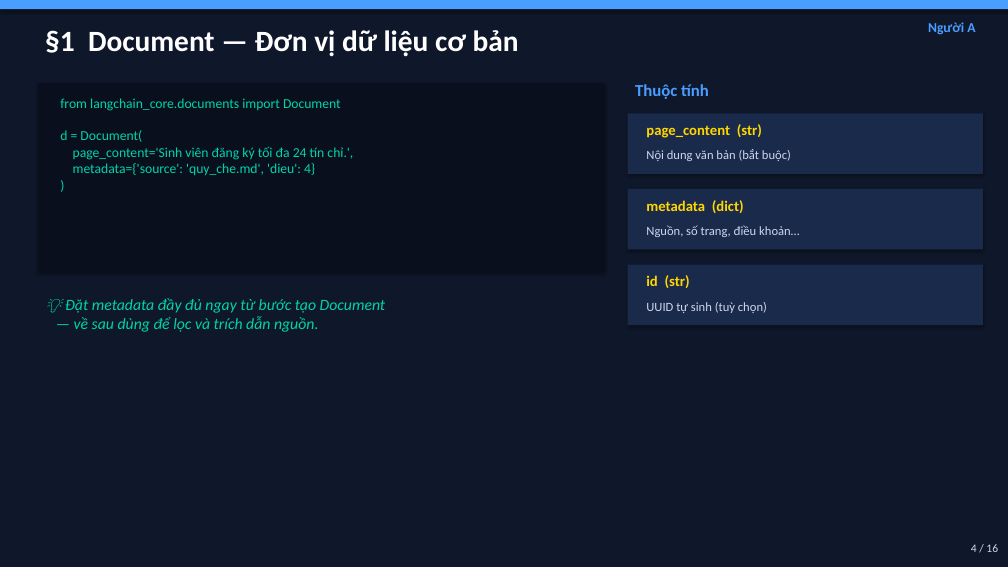
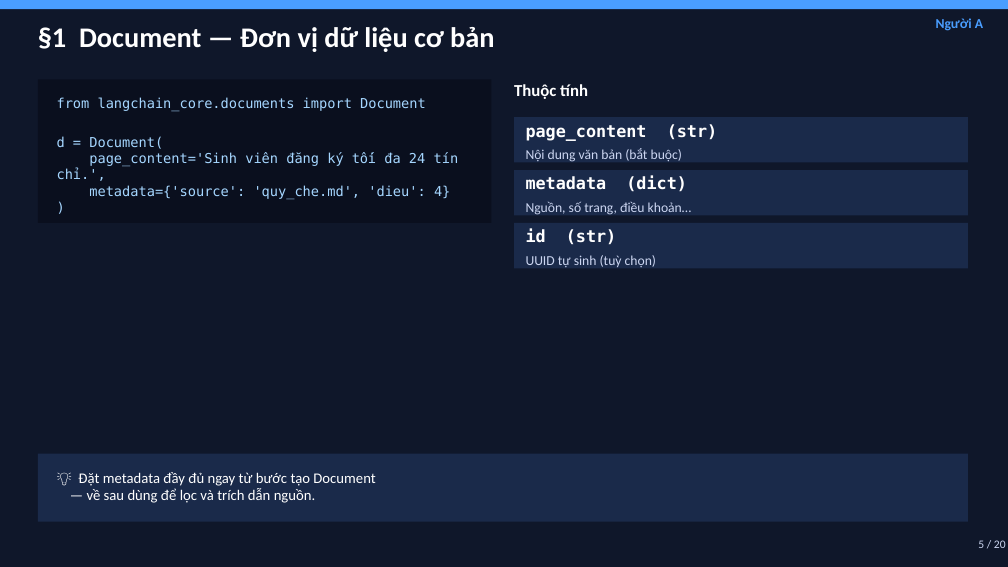
Before and after one commit to trinhminhkha24/b-i-t6-tu, a slide deck: slide 5 of LangChain_Presentation.pptx (slide 4 before the commit). Drawn at 1008x567 pixels with LibreOffice and Linux fonts; fonts in the diff are those of the drawing. Boxes give left, top, right and bottom in pixels: in the first picture for what was removed or moved away, otherwise in the second. Text is boxed around its words. In the diff, an @@ line names an element or a change of style, - is before the commit and + after.

```diff
--- a/LangChain_Presentation.pptx
+++ b/LangChain_Presentation.pptx
@@ text "§1 Document — Đơn vị ..." at (38, 27, 494, 52): size 28 to 27 pt @@
@@ text "Người A": place and size @@
-text "Người A" at (928, 22, 975, 35)
+text "Người A" at (936, 18, 983, 31)
@@ rectangle: place and size @@
-rectangle at (38, 83, 605, 272)
+rectangle at (38, 79, 492, 223)
@@ text "Thuộc tính": place and size @@
-text "Thuộc tính" at (635, 84, 709, 99)
+text "Thuộc tính" at (514, 84, 588, 99)
@@ text "Thuộc tính" at (514, 84, 588, 99): text colour #4A9EFF to #FFFFFF @@
@@ text at (57, 97, 459, 200): text changed; font Calibri to DejaVu Sans Mono; text colour #00D4AA to #A5D6FF @@
-from langchain_core.documents import Document
-d = Document(
-page_content='Sinh viên đăng ký tối đa 24 tín chỉ.',
-metadata={'source': 'quy_che.md', 'dieu': 4}
-)
+from langchain_core.documents import Document
+d = Document(
+page_content='Sinh viên đăng ký tối đa 24 tín chỉ.',
+metadata={'source': 'quy_che.md', 'dieu': 4}
+)
@@ rectangle: place and size @@
-rectangle at (628, 113, 983, 174)
+rectangle at (514, 117, 968, 163)
@@ text "page_content (str)": place and size @@
-text "page_content (str)" at (646, 124, 762, 138)
+text "page_content (str)" at (526, 124, 717, 141)
@@ text "Nội dung văn bản (bắt ...": place and size @@
-text "Nội dung văn bản (bắt ..." at (646, 149, 791, 161)
+text "Nội dung văn bản (bắt ..." at (526, 148, 682, 162)
@@ rectangle: place and size @@
-rectangle at (628, 189, 983, 250)
+rectangle at (514, 170, 968, 216)
@@ text "metadata (dict)": place and size @@
-text "metadata (dict)" at (646, 200, 744, 213)
+text "metadata (dict)" at (526, 176, 687, 192)
@@ text "Nguồn, số trang, điều khoản…": place and size @@
-text "Nguồn, số trang, điều khoản…" at (646, 225, 799, 237)
+text "Nguồn, số trang, điều khoản…" at (526, 201, 692, 215)
@@ shadow off in 4 elements at (514, 117, 968, 163), (38, 79, 492, 223), (514, 170, 968, 216), (514, 223, 968, 268) @@
@@ rectangle: place and size @@
-rectangle at (628, 265, 983, 325)
+rectangle at (514, 223, 968, 268)
@@ size 14 to 16 pt, font Calibri to DejaVu Sans Mono, text colour #FFD700 to #FFFFFF in 3 elements at (526, 124, 717, 141), (526, 176, 687, 192), (526, 229, 616, 245) @@
@@ text "id (str)": place and size @@
-text "id (str)" at (646, 275, 690, 288)
+text "id (str)" at (526, 229, 616, 245)
@@ size 12 to 13 pt in 3 elements at (526, 148, 682, 162), (526, 201, 692, 215), (526, 255, 656, 267) @@
@@ text "UUID tự sinh (tuỳ chọn)": place and size @@
-text "UUID tự sinh (tuỳ chọn)" at (646, 302, 767, 313)
+text "UUID tự sinh (tuỳ chọn)" at (526, 255, 656, 267)
@@ rectangle added at (38, 454, 968, 522), fill #1A2A4A @@
@@ text at (78, 472, 375, 503): text changed; size 15 to 14 pt; text colour #00D4AA to #FFFFFF; italic off @@
-💡 Đặt metadata đầy đủ ngay từ bước tạo Document
-— về sau dùng để lọc và trích dẫn nguồn.
+💡 Đặt metadata đầy đủ ngay từ bước tạo Document
+— về sau dùng để lọc và trích dẫn nguồn.
@@ text at (978, 540, 1006, 548): text changed @@
-4 / 16
+5 / 20
```
Also in this commit, not shown: 15 other slides changed, 4 slides added.
